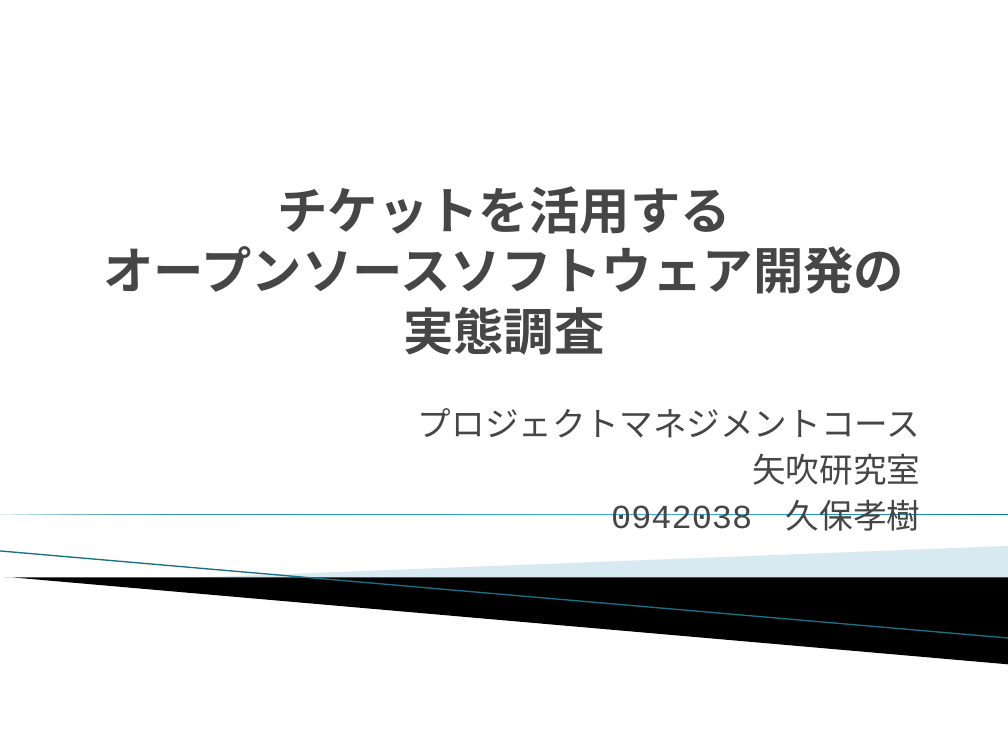
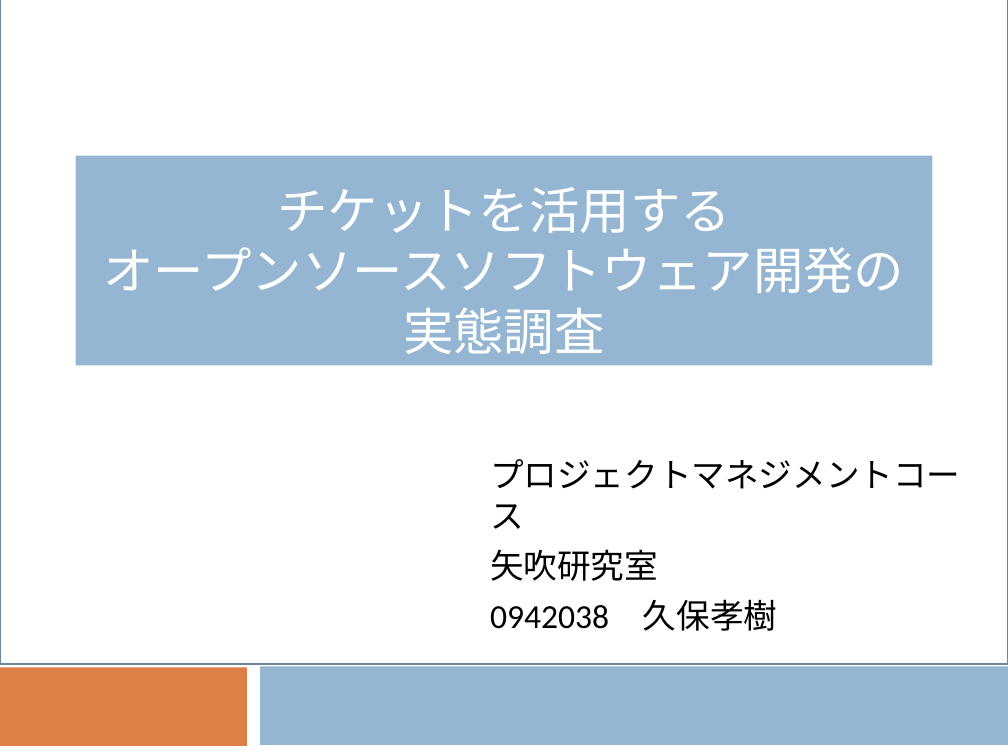
Before and after one commit to keimatsui/kadai, a slide deck: slide 1 of 卒業論文/2012/久保孝樹/最終発表/最終発表.pptx. Drawn at 1008x756 pixels with LibreOffice and Linux fonts; fonts in the diff are those of the drawing; background and template pictures are left out. Boxes give left, top, right and bottom in pixels: in the first picture for what was removed or moved away, otherwise in the second. Text is boxed around its words. In the diff, an @@ line names an element or a change of style, - is before the commit and + after.

```diff
--- a/卒業論文/2012/久保孝樹/最終発表/最終発表.pptx
+++ b/卒業論文/2012/久保孝樹/最終発表/最終発表.pptx
@@ background #FFFFFF to #775F55 @@
@@ rectangle added at (0, 0, 1008, 663), fill #FFFFFF, outline #6D879B 1.5 pt @@
@@ title "チケットを活用する オープンソースソフトウェア開発の 実態調査": place and size @@
-title "チケットを活用する オープンソースソフトウェア開発の 実態調査" at (104, 186, 905, 355)
+title "チケットを活用する オープンソースソフトウェア開発の 実態調査" at (76, 156, 932, 366)
@@ title "チケットを活用する オープンソースソフトウェア開発の 実態調査" at (76, 156, 932, 366): font Courier New to Calibri, text colour #464646 to #FFFFFF, bold off; fill none to #94B6D2 @@
@@ subtitle "プロジェクトマネジメントコース": place and size @@
-subtitle "プロジェクトマネジメントコース" at (418, 408, 920, 531)
+subtitle "プロジェクトマネジメントコース" at (480, 473, 996, 616)
@@ subtitle "プロジェクトマネジメントコース" at (480, 473, 996, 616): font Courier New to Calibri, text colour #464646 to #000000; alignment right to left; more space between paragraphs; vertical alignment top to middle; fill none to #FFFFFF; outline none to #FFFFFF 1.5 pt @@
@@ right triangle removed at (0, 514, 1008, 514) @@
@@ line removed from (0, 551) to (1008, 638) @@
@@ freeform shape removed at (186, 546, 1008, 600) @@
@@ freeform shape removed at (4, 578, 1008, 664) @@
@@ rectangle added at (0, 658, 1008, 756), fill #FFFFFF @@
@@ rectangle added at (0, 667, 247, 746), fill #DD8047 @@
@@ rectangle added at (260, 666, 1008, 745), fill #94B6D2 @@
```
Also in this commit, not shown: 17 other slides changed, 4 slides added, 5 slides removed.
